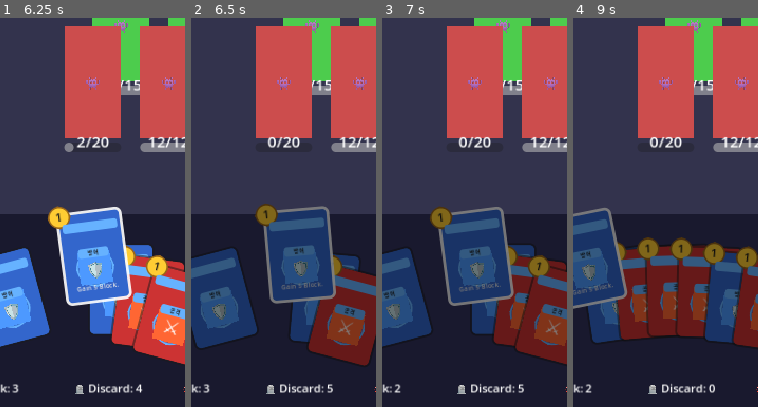
Above: before the commit, frames 1-4 (left to right).
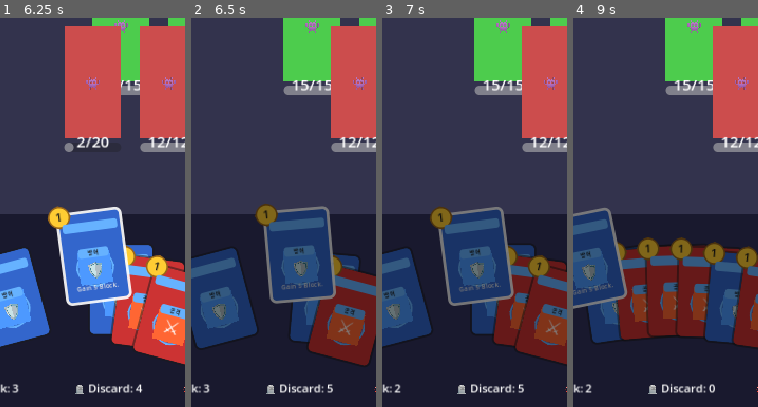
Above: after the commit, the same moments.

Repository: ledlaputa72/geekbrox
Game: Godot game, scene res://ui/screens/Combat.tscn
The game is run twice, just before and just after one commit, with the same random seed, the same clock (stepped at 60 frames per second) and the same inputs. This scene is started directly instead of the project's main scene.
Inputs (mouse positions are % of the whole screen's width and height, from its top left):
- Up to frame 1 (6.25 s): click (51, 22) at 0.52 s; click "Pass" at 1.25 s; click "Auto" at 2 s; tap Enter at 2.75 s; move the mouse to (72, 45) at 2.77 s; hold D 2.78-3.5 s; tap M at 2.85 s; click (72, 45) at 2.92 s; tap Space at 3.02 s; click "Auto: ON" at 3.5 s; click "Auto: OFF" at 4.25 s; drag from (30, 55) to (45, 70) at 5.02 s; click (48, 50) at 5.77 s
- Up to frame 2 (6.5 s): no input
- Up to frame 3 (7 s): tap Enter at 6.5 s; move the mouse to (60, 27) at 6.52 s; hold D from 6.53 s (still down); tap E at 6.6 s
- Up to frame 4 (9 s): release D at 7.25 s; tap Enter at 7.25 s; drag from (45, 70) to (20, 34) at 7.27 s; click "Menu" at 8 s; move the mouse to (80, 65) at 8.77 s; hold A from 8.78 s (still down); tap 1 at 8.85 s
The pictures show only the part of the screen within x 26-76%, y 14-64%; the shares and areas given below are measured in that part.

Frame 1 is identical in both runs. In frame 2, 9.0% of the frame differs, in the area x 35-66%, y 2-34%; in frame 3, 9.0%; in frame 4, 9.0%.

Commit message:
fix(combat): Hide dead monsters when HP reaches 0
Changes:
- Modified _update_monsters_ui() to check monster HP
- Hide monster node when HP <= 0
- Prevents displaying dead monsters on screen
- Continues to next monster without updating UI

Before:
- Dead monsters (0 HP) remained visible
- Red rectangles showed 0/20, 0/12

After:
- Dead monsters disappear from screen
- Only alive monsters visible
- Cleaner combat experience

File:
- ui/screens/Combat.gd (_update_monsters_ui function)

Diff:
--- a/teams/game/godot/dream-collector/ui/screens/Combat.gd
+++ b/teams/game/godot/dream-collector/ui/screens/Combat.gd
@@ -267,6 +267,12 @@
 
 		if i < monsters.size():
 			var monster = monsters[i]
+
+			# Hide dead monsters (HP <= 0)
+			if monster.hp <= 0:
+				node.visible = false
+				continue
+
 			node.visible = true
 
 			var hp_bar = node.get_node("HPBar")
